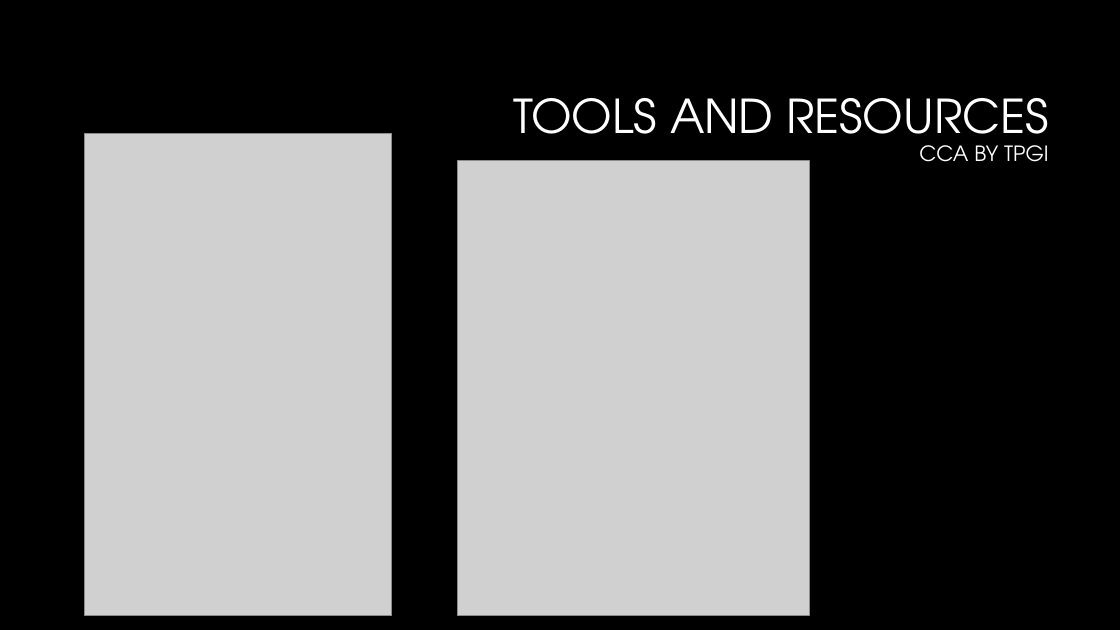
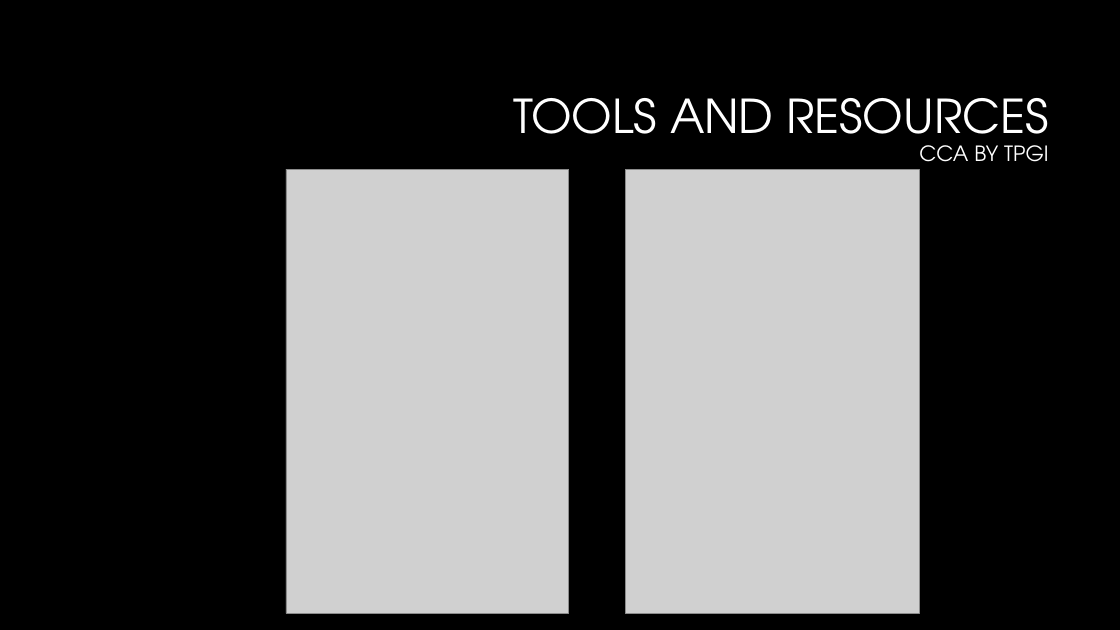
Before and after one commit to CorgiDev/A11y-Materials, a slide deck: slide 10 of Presenations/2023 Presentations/2023_Accessibility Testing.pptx. Drawn at 1120x630 pixels with LibreOffice and Linux fonts; fonts in the diff are those of the drawing; grey boxes stand for pictures; background and template pictures are left out. Boxes give left, top, right and bottom in pixels: in the first picture for what was removed or moved away, otherwise in the second. Text is boxed around its words. In the diff, an @@ line names an element or a change of style, - is before the commit and + after.

```diff
--- a/Presenations/2023 Presentations/2023_Accessibility Testing.pptx
+++ b/Presenations/2023 Presentations/2023_Accessibility Testing.pptx
@@ picture: place and size @@
-picture at [85, 134, 392, 616]
+picture at [286, 169, 569, 613]
@@ picture removed at [457, 160, 809, 616] @@
@@ picture added at [625, 169, 919, 613] @@
```
Also in this commit, not shown: 4 other slides changed.
